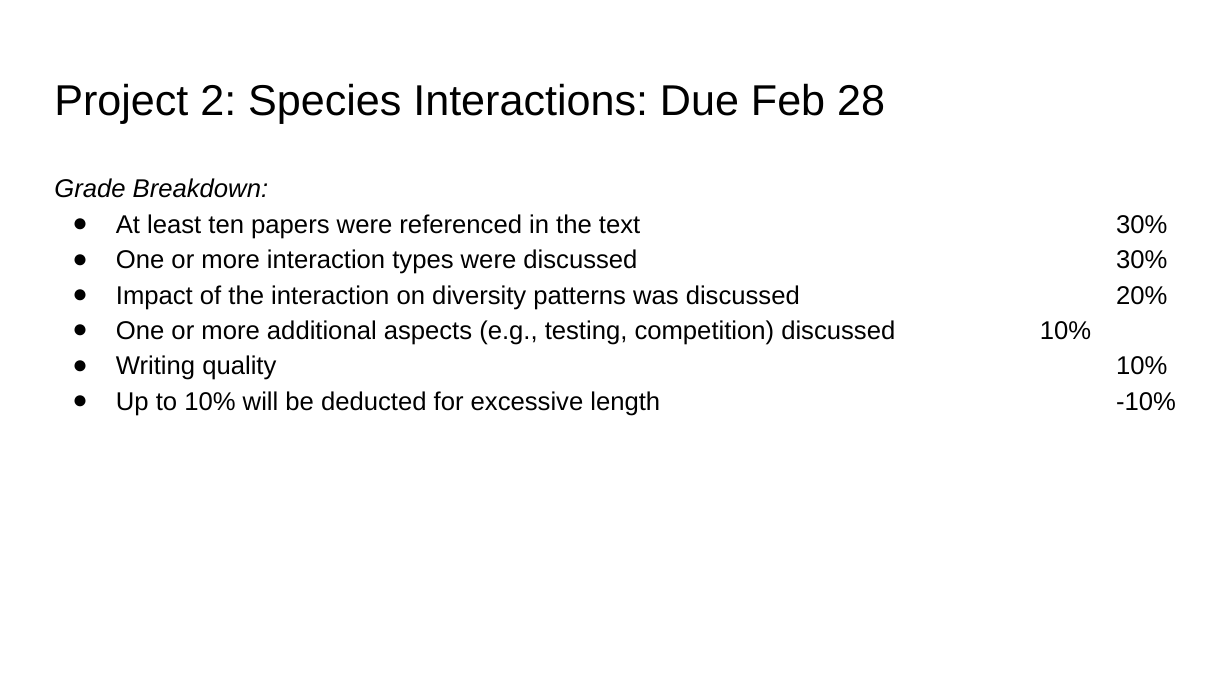
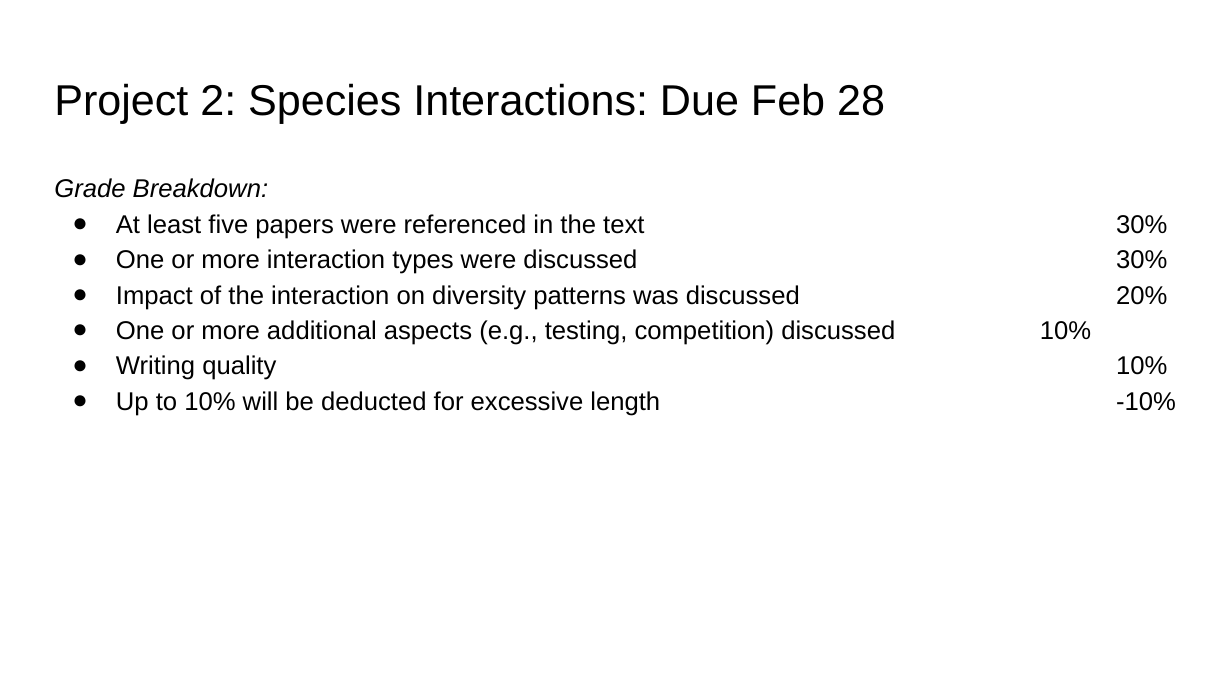
Before and after one commit to bmaitner/Community_ecology_course, a slide deck: slide 4 of lectures/Lecture_08_Density_Dependence.pptx. Drawn at 1232x693 pixels with LibreOffice and Linux fonts; fonts in the diff are those of the drawing. Boxes give left, top, right and bottom in pixels: in the first picture for what was removed or moved away, otherwise in the second. Text is boxed around its words. In the diff, an @@ line names an element or a change of style, - is before the commit and + after.

```diff
--- a/lectures/Lecture_08_Density_Dependence.pptx
+++ b/lectures/Lecture_08_Density_Dependence.pptx
@@ text at box(116, 214, 644, 239): text changed @@
-● At least ten papers were referenced in the text 30%
+● At least five papers were referenced in the text 30%
```
Also in this commit, not shown: 1 other slide changed, 1 other file.
